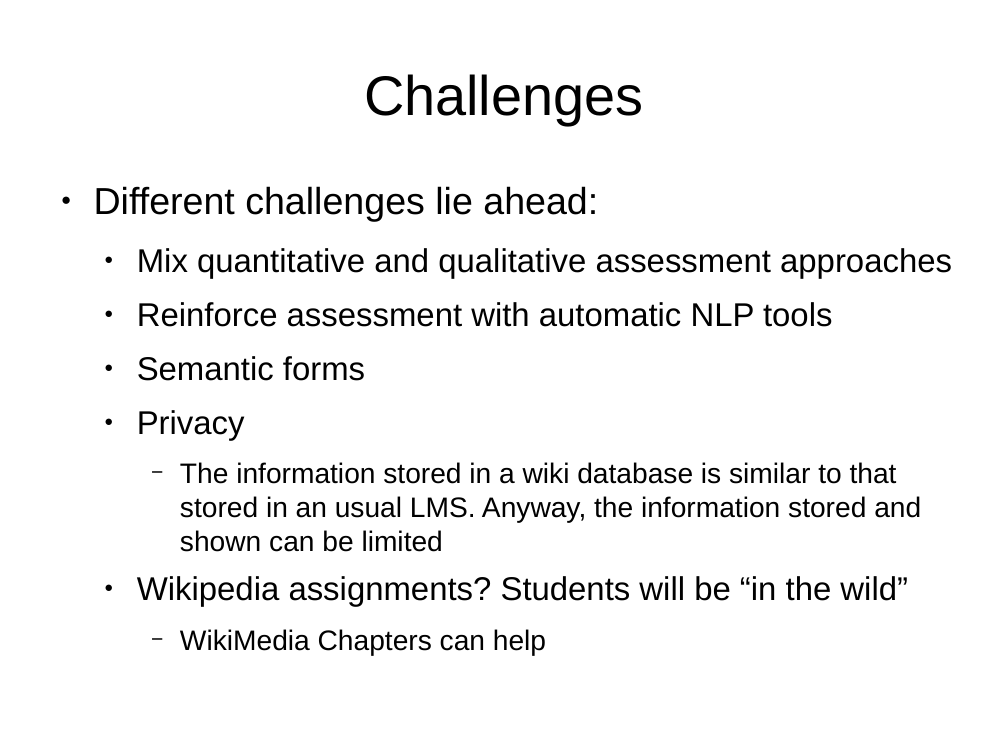
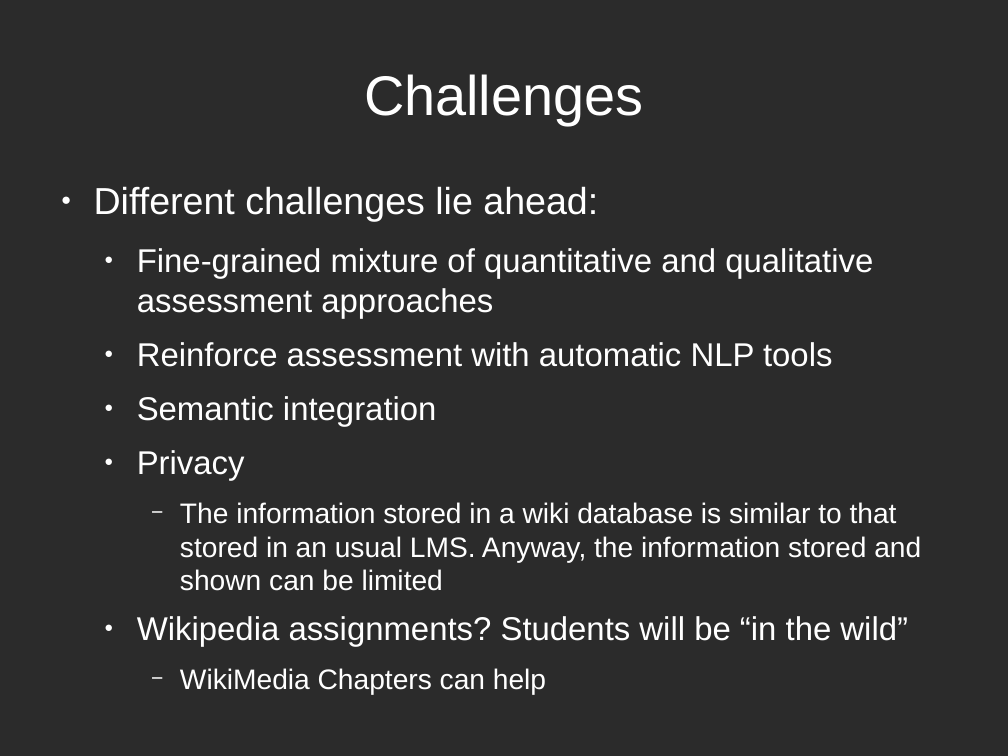
Before and after one commit to DrPantera/wikis4education, a slide deck: slide 41 of brunel-2014/wiki-assessment.odp. Drawn at 1008x756 pixels with LibreOffice and Linux fonts; fonts in the diff are those of the drawing; background and template pictures are left out; a plain dark background stands for a picture behind light text. Boxes give left, top, right and bottom in pixels: in the first picture for what was removed or moved away, otherwise in the second. Text is boxed around its words. In the diff, an @@ line names an element or a change of style, - is before the commit and + after.

```diff
--- a/brunel-2014/wiki-assessment.odp
+++ b/brunel-2014/wiki-assessment.odp
@@ background #FFFFFF to picture (left out) @@
@@ title "Challenges" at (364, 74, 643, 125): text colour #000000 to #FFFFFF @@
@@ text at (94, 186, 921, 694): text colour #000000 to #FFFFFF in "Different challenges lie ahead:", "Reinforce assessment with automatic NLP tools", "Privacy", "The information stored in a wiki database ..." and 2 more places; bullet colour #000000 to #FFFFFF @@
@@ text at (137, 248, 873, 319): text changed; text colour #000000 to #FFFFFF @@
-  ● Mix quantitative and qualitative assessment approaches
+  ● Fine-grained mixture of quantitative and qualitative assessment approaches
@@ text at (137, 396, 437, 426): text changed; text colour #000000 to #FFFFFF @@
-  ● Semantic forms
+  ● Semantic integration
```
Also in this commit, not shown: 37 other slides changed, 5 slides added, 5 slides removed, 1 other file.
